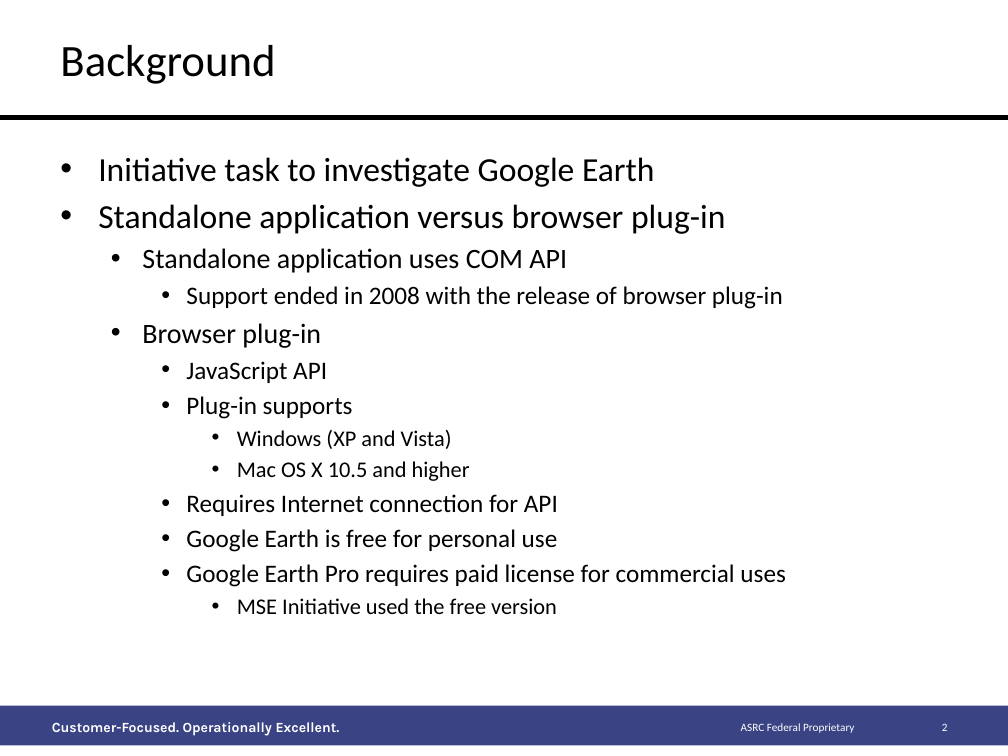
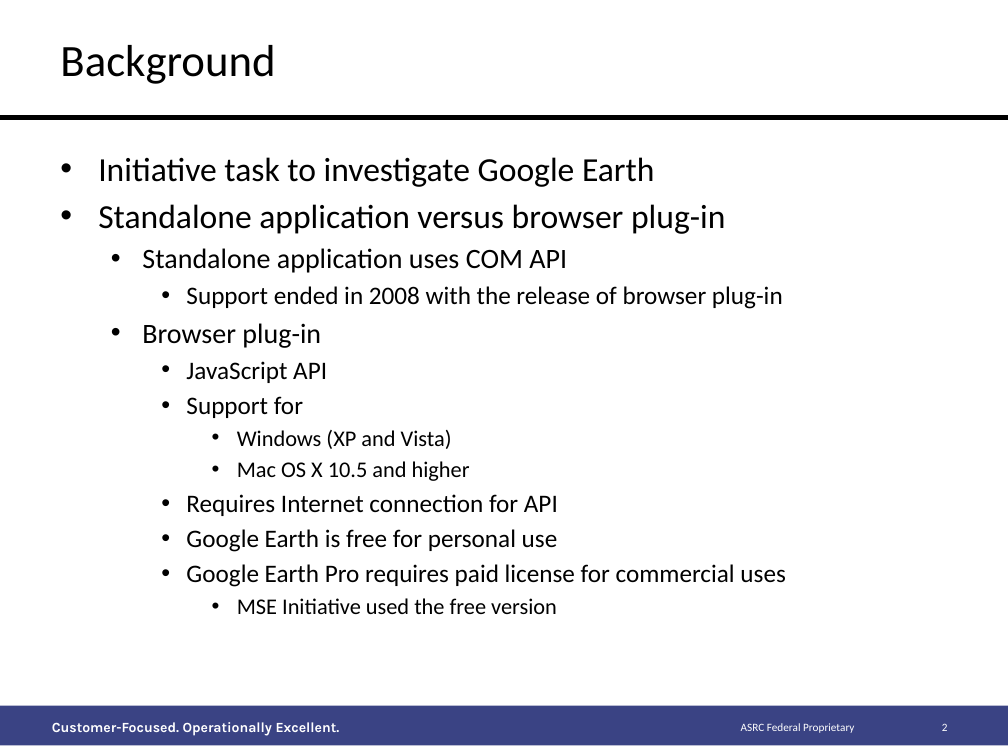
Before and after one commit to MissionSE/Initiatives, a slide deck: slide 2 of GoogleEarth/Google Earth Initiative.pptx. Drawn at 1008x756 pixels with LibreOffice and Linux fonts; fonts in the diff are those of the drawing; background and template pictures are left out. Boxes give left, top, right and bottom in pixels: in the first picture for what was removed or moved away, otherwise in the second. Text is boxed around its words. In the diff, an @@ line names an element or a change of style, - is before the commit and + after.

```diff
--- a/GoogleEarth/Google Earth Initiative.pptx
+++ b/GoogleEarth/Google Earth Initiative.pptx
@@ text at [186, 396, 303, 418]: text changed @@
-    • Plug-in supports
+    • Support for
```
Also in this commit, not shown: 4 other slides changed, 1 slide added, 19 other files.
